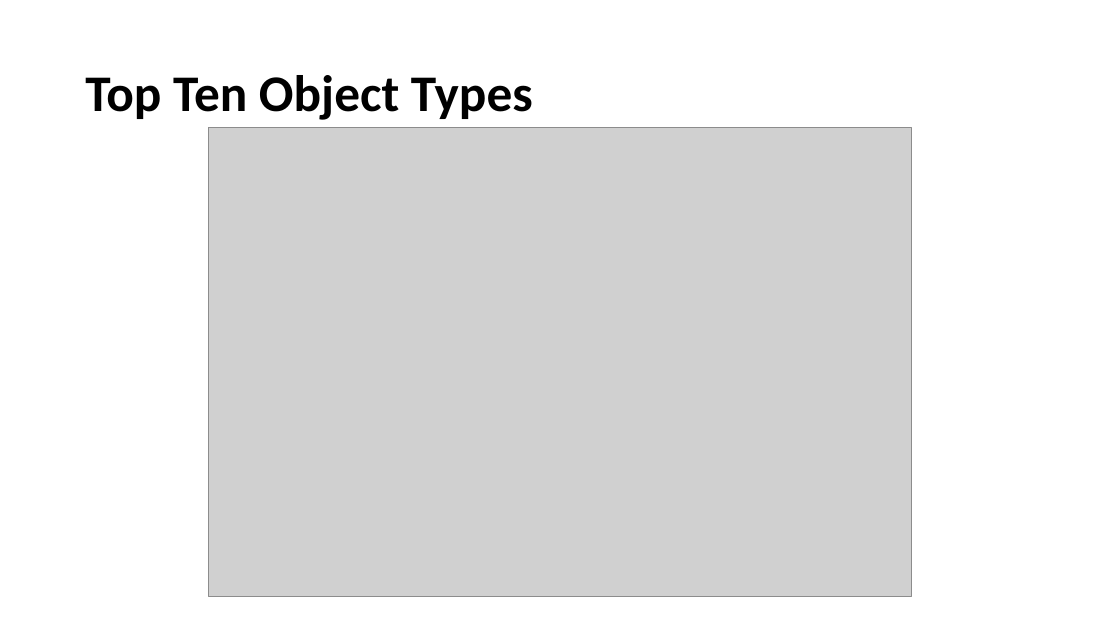
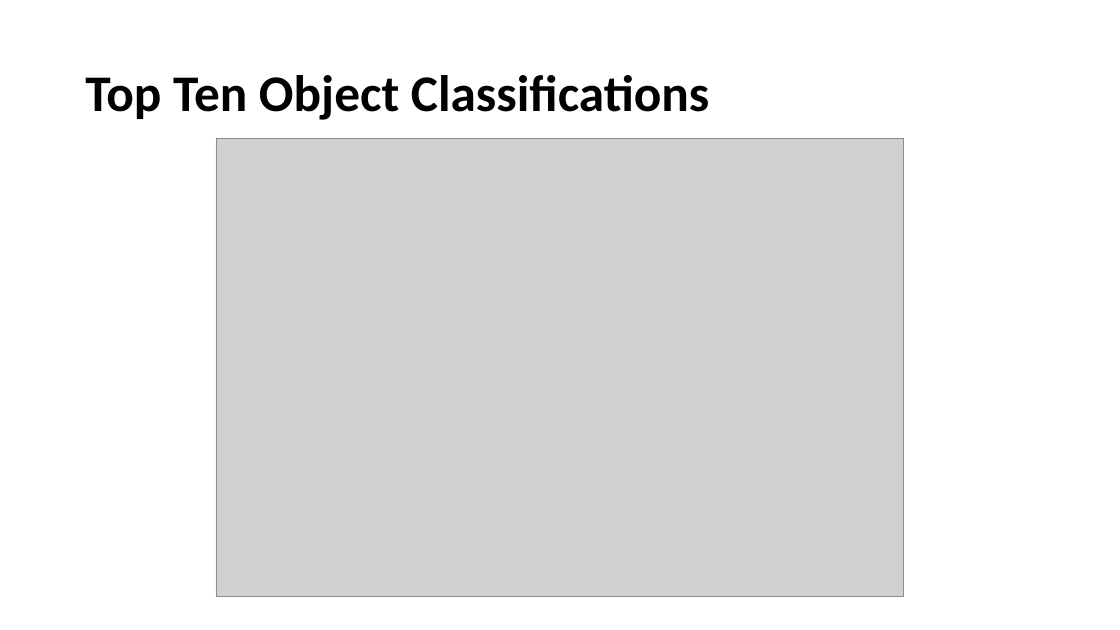
Before and after one commit to MtSopris/ProjectMet2, a slide deck: slide 7 of Analysis of th MET.pptx (slide 6 before the commit). Drawn at 1120x630 pixels with LibreOffice and Linux fonts; fonts in the diff are those of the drawing; grey boxes stand for pictures; background and template pictures are left out. Boxes give left, top, right and bottom in pixels: in the first picture for what was removed or moved away, otherwise in the second. Text is boxed around its words. In the diff, an @@ line names an element or a change of style, - is before the commit and + after.

```diff
--- a/Analysis of th MET.pptx
+++ b/Analysis of th MET.pptx
@@ title at <box>85,75,710,120</box>: text changed @@
-Top Ten Object Types
+Top Ten Object Classifications
@@ picture: place and size @@
-picture at <box>208,128,912,597</box>
+picture at <box>216,139,903,597</box>
```
Also in this commit, not shown: 5 other slides changed, 4 slides added, 4 other files.
